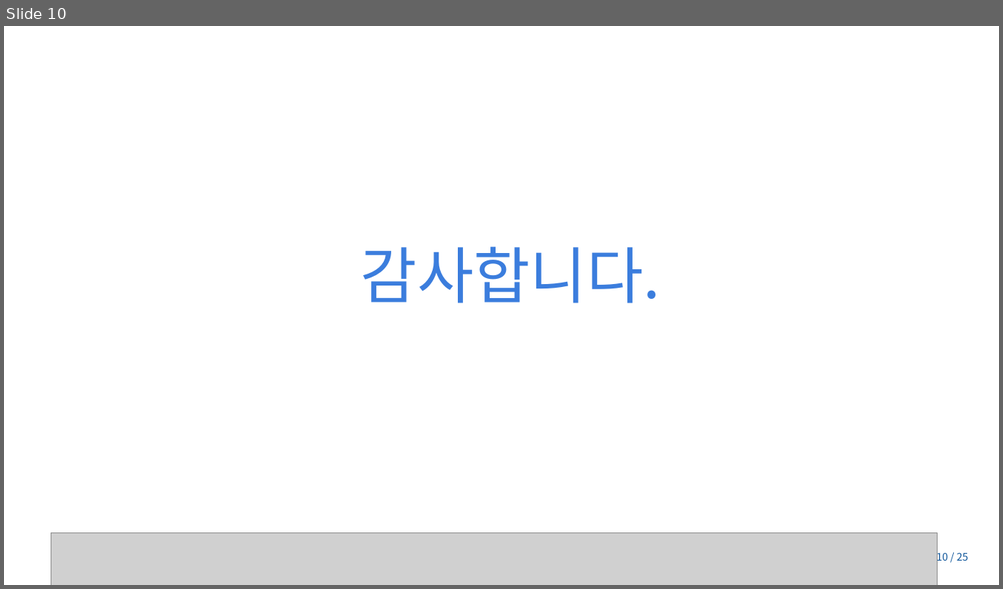
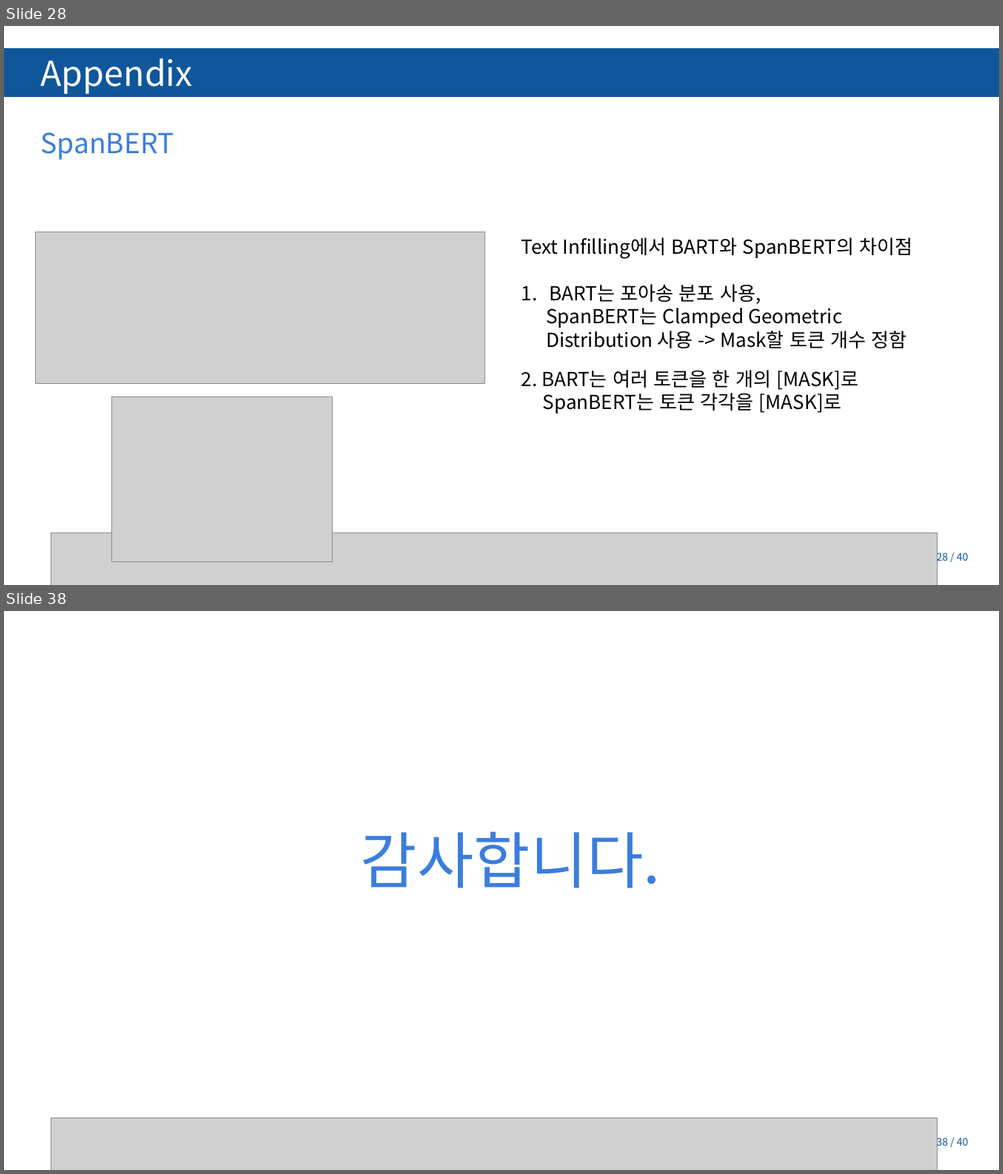
Before and after one commit to Tiabet/Paper-for-ML-DL, a slide deck: 세미나/BART_김정현.pptx. Shown one above the other, each under a label of ours: slide 10 before the commit, slides 28 and 38 after it; the slides between them are not shown. The pictures are 1003x589 and 1003x1174 pixels, drawn with LibreOffice and Linux fonts; fonts in the diff are those of the drawing; grey boxes stand for pictures; background and template pictures are left out. Boxes give left, top, right and bottom in pixels: in the first picture for what was removed or moved away, otherwise in the second. Text is boxed around its words. In the diff, an @@ line names an element or a change of style, - is before the commit and + after.

```diff
--- a/세미나/BART_김정현.pptx
+++ b/세미나/BART_김정현.pptx
@@ slide 28 added at (x1=4, y1=26, x2=999, y2=585), background #FFFFFF; not listed: 3 template elements that a slide beside it also shows @@
@@ rectangle added at (x1=4, y1=50, x2=999, y2=96), fill #0F569B, outline #0F569B 2 pt @@
@@ text added at (x1=40, y1=59, x2=193, y2=94), 50 pt, text #FFFFFF @@
+Appendix
@@ text added at (x1=40, y1=133, x2=173, y2=160), 40 pt, text #3B7DDD @@
+SpanBERT
@@ picture added at (x1=36, y1=232, x2=485, y2=384) @@
@@ text added at (x1=521, y1=238, x2=912, y2=349), 28 pt, text #000000 @@
+Text Infilling에서 BART와 SpanBERT의 차이점
+1. BART는 포아송 분포 사용,
+  SpanBERT는 Clamped Geometric Distribution 사용 -> Mask할 토큰 개수 정함
@@ text added at (x1=521, y1=370, x2=859, y2=414), 28 pt, text #000000 @@
+2. BART는 여러 토큰을 한 개의 [MASK]로
+SpanBERT는 토큰 각각을 [MASK]로
@@ picture added at (x1=112, y1=397, x2=333, y2=562) @@
@@ picture added at (x1=51, y1=533, x2=937, y2=585) @@
@@ page number added at (x1=936, y1=551, x2=968, y2=564), 15 pt, text #0F569B @@
+28 / 40
@@ what was slide 10 is now slide 38 @@
@@ page number at (x1=936, y1=1136, x2=968, y2=1149): text changed @@
-10 / 25
+38 / 40
```
Also in this commit, not shown: 7 slides changed, 29 other slides added, 2 slides removed, 8 other files.
